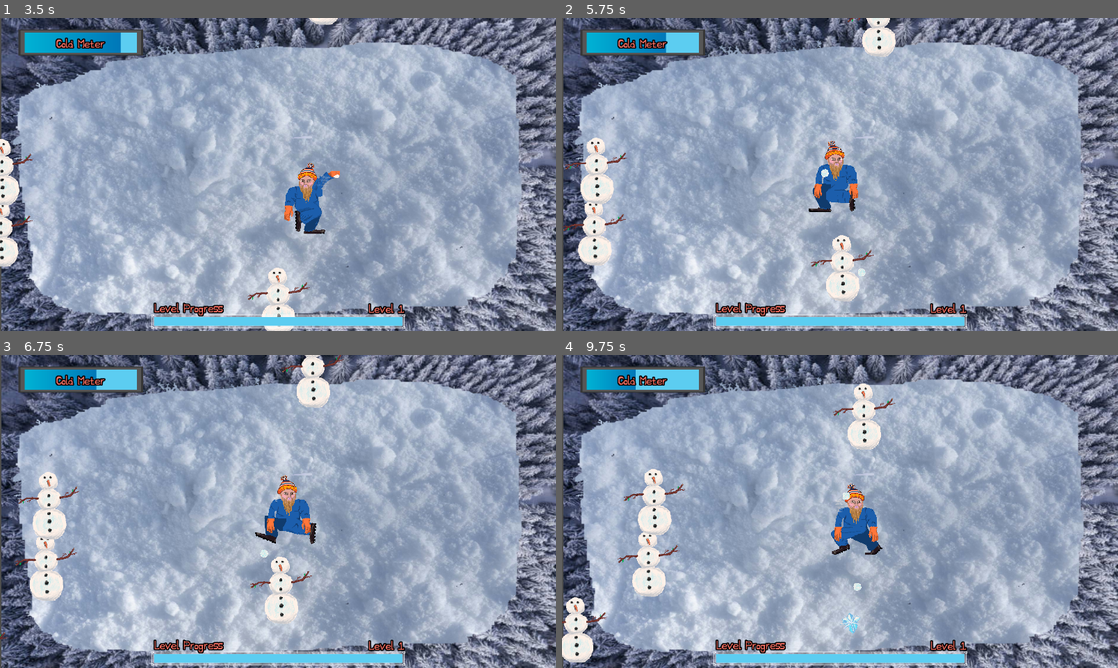
Above: before the commit, frames 1-4 (two rows, left to right).
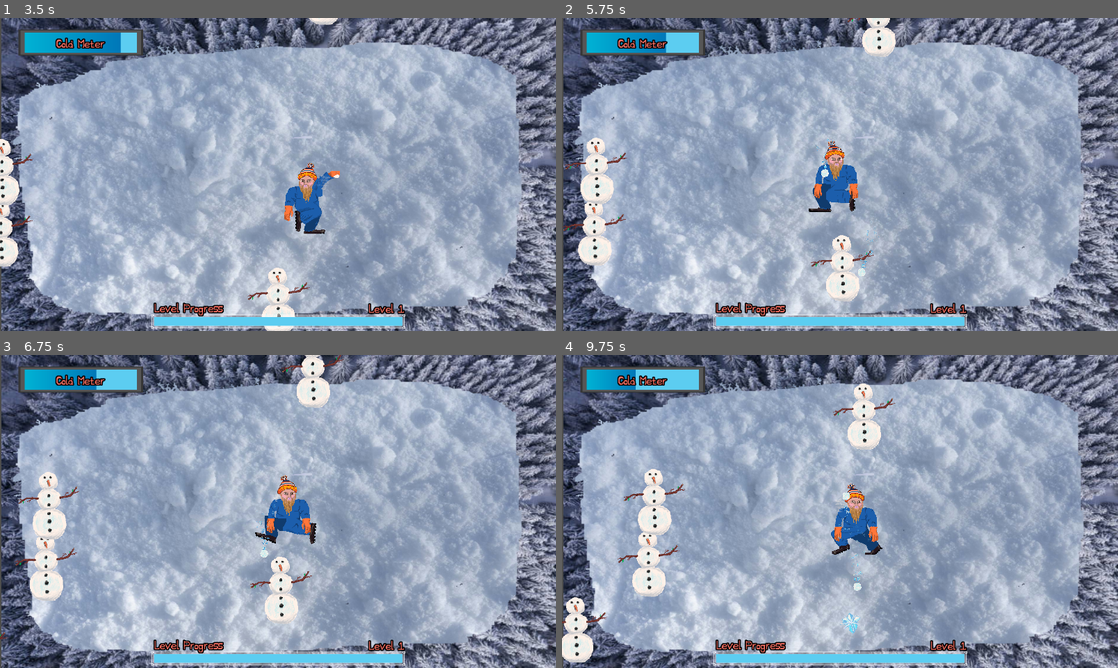
Above: after the commit, the same moments.

Repository: Parker-Vetter/snow-man-brawl
Game: Godot game, scene res://SceneManager/SceneManager.tscn
Same seed, same stepped clock (60 frames per second), same inputs: the game is played once before the commit and once after it.
Inputs (mouse positions are in pixels of both pictures, inside the frame that each line leads up to):
- Up to frame 1 (3.5 s): click "Start game" at 0.5 s; click "Fight" at 1.25 s; move the mouse to (250, 237) at 2.02 s; hold Space (Shoot) 2.03-2.78 s; click (250, 237) at 2.17 s; move the mouse to (444, 221) at 2.77 s; tap Space (Shoot) at 2.85 s; click (444, 221) at 2.92 s
- Up to frame 2 (5.75 s): move the mouse to (673, 127) at 3.52 s; hold Space (Shoot) 3.53-4.28 s; click (673, 127) at 3.67 s; move the mouse to (867, 174) at 4.27 s; tap Space (Shoot) at 4.35 s; click (867, 174) at 4.42 s; move the mouse to (756, 96) at 5.02 s; hold Space (Shoot) from 5.03 s (still down); click (756, 96) at 5.17 s
- Up to frame 3 (6.75 s): move the mouse to (400, 495) at 5.77 s; release Space (Shoot) at 5.78 s; tap Space (Shoot) at 5.85 s; click (400, 495) at 5.92 s; move the mouse to (166, 527) at 6.52 s; hold Space (Shoot) from 6.53 s (still down); click (166, 527) at 6.67 s
- Up to frame 4 (9.75 s): move the mouse to (895, 442) at 7.27 s; release Space (Shoot) at 7.28 s; tap Space (Shoot) at 7.35, 8.85 s; click (895, 442) at 7.42 s; move the mouse to (812, 574) at 8.02 s; hold Space (Shoot) 8.03-8.78 s; click (812, 574) at 8.17 s; move the mouse to (1006, 558) at 8.77 s; click (1006, 558) at 8.92 s; move the mouse to (673, 464) at 9.52 s; hold Space (Shoot) from 9.53 s (still down); click (673, 464) at 9.67 s

Frame 1 is identical in both runs. In frame 2, less than 0.1% of the frame differs, in the area x 45-58%, y 38-80%; in frame 3, less than 0.1%; in frame 4, less than 0.1%, in the area x 0-56%, y 7-74%.

Commit message:
added trail to snowball

Diff:
--- a/MainGame/Scenes/projectile.tscn
+++ b/MainGame/Scenes/projectile.tscn
@@ -2,9 +2,13 @@
 
 [ext_resource type="Script" uid="uid://dquaqb17dbw8x" path="res://MainGame/Scripts/projectile.gd" id="1_rm2tq"]
 [ext_resource type="Texture2D" uid="uid://cwxsqqvccmpjb" path="res://MainGame/Assets/snowball.png" id="2_cmv3f"]
+[ext_resource type="Texture2D" uid="uid://dgksxh1ugpsgr" path="res://MainGame/Assets/snowflake.png" id="3_cmv3f"]
 
 [sub_resource type="CircleShape2D" id="CircleShape2D_3vito"]
 radius = 14.035668
+
+[sub_resource type="Gradient" id="Gradient_dust"]
+colors = PackedColorArray(1, 1, 1, 1, 1, 1, 1, 0)
 
 [node name="Projectile" type="Area2D" unique_id=1310216402]
 collision_layer = 4
@@ -12,6 +16,7 @@
 script = ExtResource("1_rm2tq")
 
 [node name="Sprite2D" type="Sprite2D" parent="." unique_id=1783827972]
+z_index = 1
 texture_filter = 1
 scale = Vector2(0.40625, 0.40625)
 texture = ExtResource("2_cmv3f")
@@ -19,4 +24,19 @@
 [node name="CollisionShape2D" type="CollisionShape2D" parent="." unique_id=30349597]
 shape = SubResource("CircleShape2D_3vito")
 
+[node name="SnowDust" type="CPUParticles2D" parent="." unique_id=1271499282]
+top_level = true
+texture_filter = 1
+scale = Vector2(9.23, 9.23)
+amount = 43
+texture = ExtResource("3_cmv3f")
+lifetime = 0.3
+spread = 20.0
+gravity = Vector2(0, 0)
+initial_velocity_min = 40.0
+initial_velocity_max = 80.0
+scale_amount_min = 0.0
+scale_amount_max = 0.2
+color_ramp = SubResource("Gradient_dust")
+
 [connection signal="body_entered" from="." to="." method="_on_body_entered"]
--- a/MainGame/Scripts/projectile.gd
+++ b/MainGame/Scripts/projectile.gd
@@ -8,15 +8,18 @@
 var gameData: GameData
 var main: MainGame
 @onready var impact = load("res://MainGame/Scenes/Impact.tscn")
+@onready var snow_dust: CPUParticles2D = $SnowDust
 
 func _ready() -> void:
 	global_position = spawnPos
 	global_rotation = spawnRot
+	snow_dust.direction = Vector2(0, -1).rotated(dir)
 
 func _physics_process(delta: float) -> void:
 	var velocity = Vector2(0, gameData.snowball_speed).rotated(dir)
 	rotation_degrees += spinSpeed * delta
 	position += velocity * delta
+	snow_dust.global_position = global_position
 
 
 func _on_visible_on_screen_notifier_2d_screen_exited():
